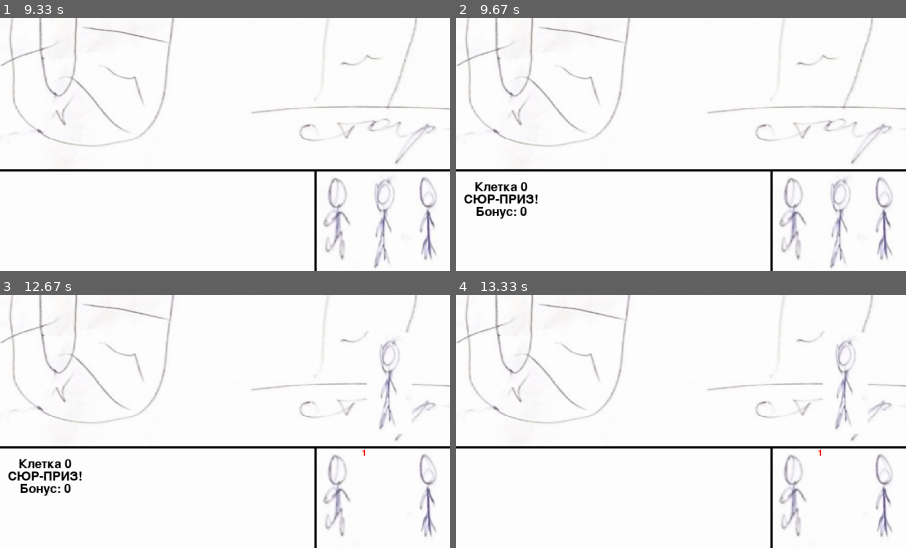
Above: before the commit, frames 1-4 (two rows, left to right).
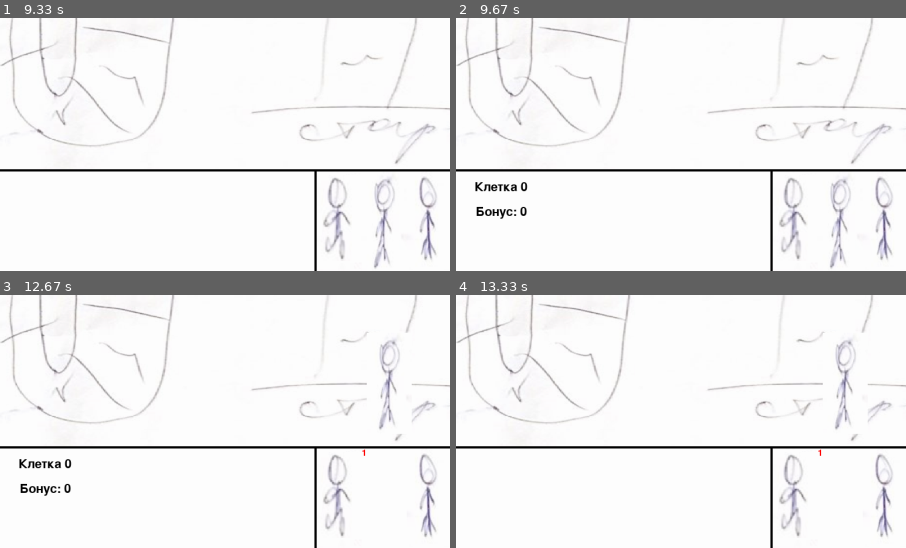
Above: after the commit, the same moments.

Repository: shdwdmn/hello_pygame
Game: pygame game, started from dice.py
Two runs of this game, one before a commit and one after it. Both use one fixed random seed, a clock stepped at 60 frames per second and the inputs below.
Inputs (mouse positions are % of the whole screen's width and height, from its top left):
- Up to frame 1 (9.33 s): click "Ходит Игрок №1" at 0.43 s; move the mouse to (20, 87) at 7.17 s; click (20, 87) at 7.33 s; click (31, 26) at 9.3 s
- Up to frame 2 (9.67 s): move the mouse to (44, 20) at 9.6 s
- Up to frame 3 (12.67 s): click (44, 20) at 9.77 s; click (57, 34) at 10.23 s; move the mouse to (13, 81) at 12.17 s; click (13, 81) at 12.33 s; move the mouse to (49, 67) at 12.63 s
- Up to frame 4 (13.33 s): click (49, 67) at 12.8 s
The pictures show only the part of the screen within x 45-95%, y 50-100%; the shares and areas given below are measured in that part.

Frame 1 is identical in both runs. In frame 2, 0.4% of the frame differs, in the area x 1-19%, y 69-74%; in frame 3, 0.4%; in frame 4, nothing differs.

Commit message:
config+stuff

Diff:
--- a/dice.py
+++ b/dice.py
@@ -39,9 +39,9 @@
 screen = pg.display.set_mode((window_w, window_h))
 pg.display.set_caption('FISHECHKI')
 clock = pg.time.Clock()
-coord_list = ((1372, 517), (1397, 367), (1407, 244), (1377, 131), (1273, 41), (1086, 61), (987, 168),
-              (938, 308), (934, 433), (960, 555), (831, 635), (772, 413), (799, 255), (762, 133), (628, 63),
-              (467, 128), (402, 257), (396, 438), (394, 576), (292, 649), (225, 501), (233, 353), (243, 181))
+coord_list = ((1372, 517), (1397, 367), (1407, 244), (1377, 131), (1273, 41), (1086, 61), (987, 168), (938, 308),
+              (934, 433), (960, 555), (831, 635), (772, 413), (799, 255), (762, 133), (628, 63), (467, 128),
+              (402, 257), (396, 438), (394, 576), (292, 649), (225, 501), (233, 353), (243, 181))
 start = (1352, 642)
 finish = (161, 80)
 goal_score = len(coord_list)
@@ -76,6 +76,7 @@
     def __init__(self):
         self.terminated = False
         self.state = 'first move'
+        print(self.state)
         self.dice = Dice()
         self.board = Board()
         self.message = Message()
@@ -213,8 +214,18 @@
         else:
             self.bonus = 0
 
-        if randrange(5) > 1:
+        if randrange(4) < 1:
             self.surprise = True
+            if randrange(5) == 0:
+                self.bonus = 8
+            elif randrange(5) == 1:
+                self.bonus = -8
+            elif randrange(5) == 2:
+                pass
+            elif randrange(5) == 3:
+                self.bonus = 0
+            elif randrange(5) == 4:
+                self.bonus = 6
         else:
             self.surprise = False
 
@@ -256,8 +267,6 @@
             else:
                 self.display('')
             self.display(f'Бонус: {bonus}')
-
-
         elif state == 'message click':
             self.display('')
             self.display('КЛЕК')
@@ -267,7 +276,6 @@
     def __init__(self):
         self.position = (0, bar_split + 3)
         self.sprite = throw_image
-        # self.dice_wait = True  # initial state of dice image displaying
         self.roll_frames = roll_frames  # frames amount for dice animation
         self.rolled_count = 0  # dice rolled count (for internal use)
         self.number = 5  # initial dice number
@@ -323,17 +331,6 @@
         screen.blit(self.sprite, position)
 
     def new_cell(self, bonus=0, surprise=False):
-        if surprise:
-            if randrange(5) == 0:
-                bonus = 8
-            elif randrange(5) == 1:
-                bonus = -8
-            elif randrange(5) == 2:
-                pass
-            elif randrange(5) == 3:
-                bonus = 6
-            elif randrange(5) == 4:
-                bonus = -6
         self.score += bonus
         if self.score < 0:
             self.score = 0
Not shown, added: requirements.txt
Not shown, added: .gitignore
